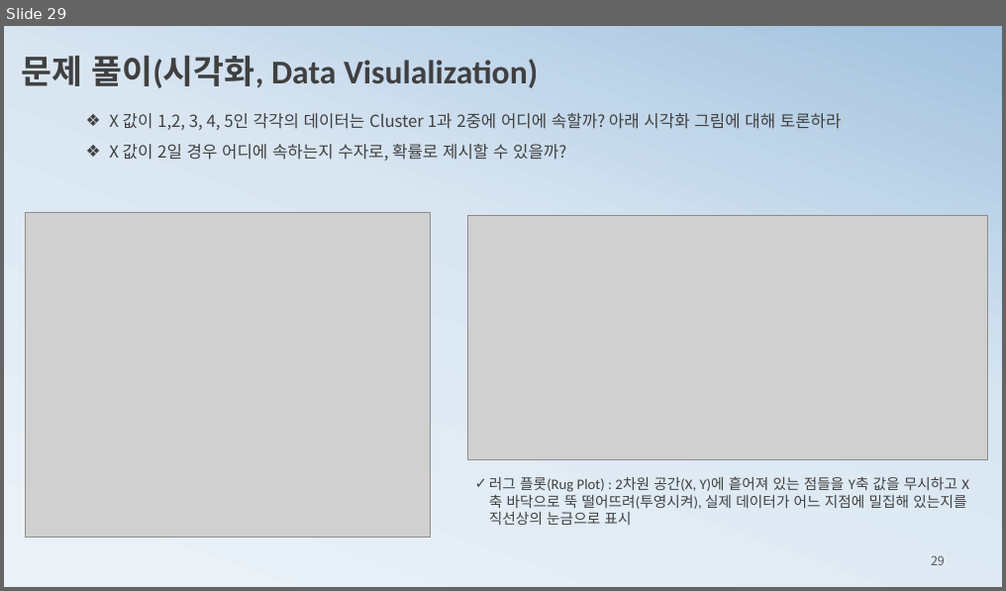
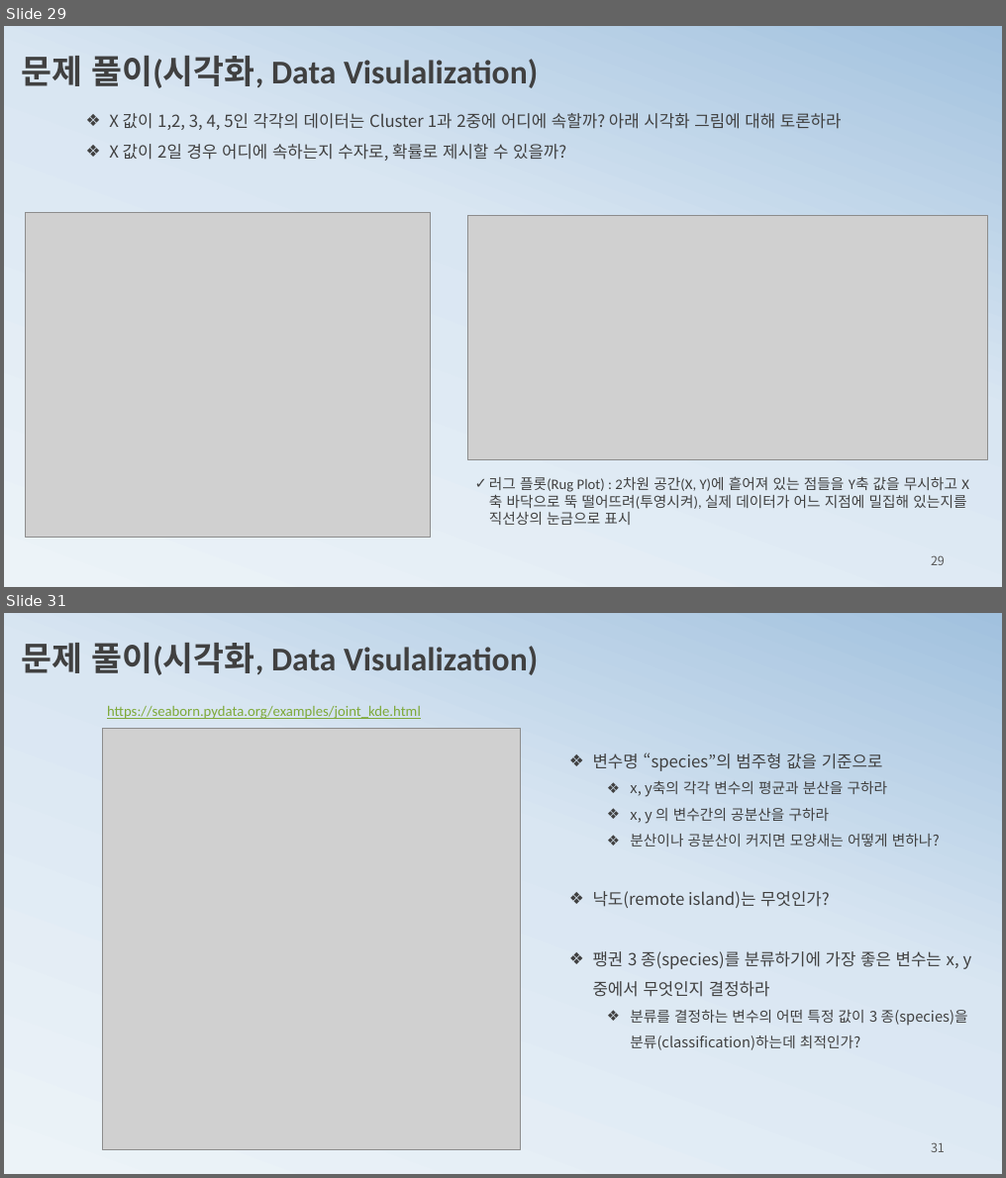
Before and after one commit to ancestor9/mathematics-for-machine-learning, a slide deck: 2_histogram2probability.pptx. Shown one above the other, each under a label of ours: slide 29 before the commit, slides 29 and 31 after it; the slides between them are not shown. The pictures are 1006x591 and 1006x1178 pixels, drawn with LibreOffice and Linux fonts; fonts in the diff are those of the drawing; grey boxes stand for pictures. Boxes give left, top, right and bottom in pixels: in the first picture for what was removed or moved away, otherwise in the second. Text is boxed around its words. In the diff, an @@ line names an element or a change of style, - is before the commit and + after.

```diff
--- a/2_histogram2probability.pptx
+++ b/2_histogram2probability.pptx
@@ slide 31 added at bbox=[4, 613, 1002, 1174], background gradient #ECF3F8 to #D9E6F2 to #A1C1DE @@
@@ text added at bbox=[21, 643, 538, 675], 32 pt, text #404040, bold @@
+문제 풀이(시각화, Data Visulalization)
@@ picture added at bbox=[102, 729, 521, 1151] @@
@@ text added at bbox=[107, 706, 421, 719], 14 pt, text #7EA939, underline @@
+https://seaborn.pydata.org/examples/joint_kde.html
@@ text added at bbox=[593, 753, 972, 1051], 14 pt, text #404040 @@
+❖ 변수명 “species”의 범주형 값을 기준으로
+  ❖ x, y축의 각각 변수의 평균과 분산을 구하라
+  ❖ x, y 의 변수간의 공분산을 구하라
+  ❖ 분산이나 공분산이 커지면 모양새는 어떻게 변하나?
+❖ 낙도(remote island)는 무엇인가?
+❖ 팽권 3 종(species)를 분류하기에 가장 좋은 변수는 x, y 중에서 무엇인지 결정하라
+  ❖ 분류를 결정하는 변수의 어떤 특정 값이 3 종(species)을 분류(classification)하는데 최적인가?
@@ page number added at bbox=[931, 1143, 944, 1153], 12 pt, text #595959 @@
+31
```
Also in this commit, not shown: 15 slides changed, 4 other slides added, 3 slides removed.
